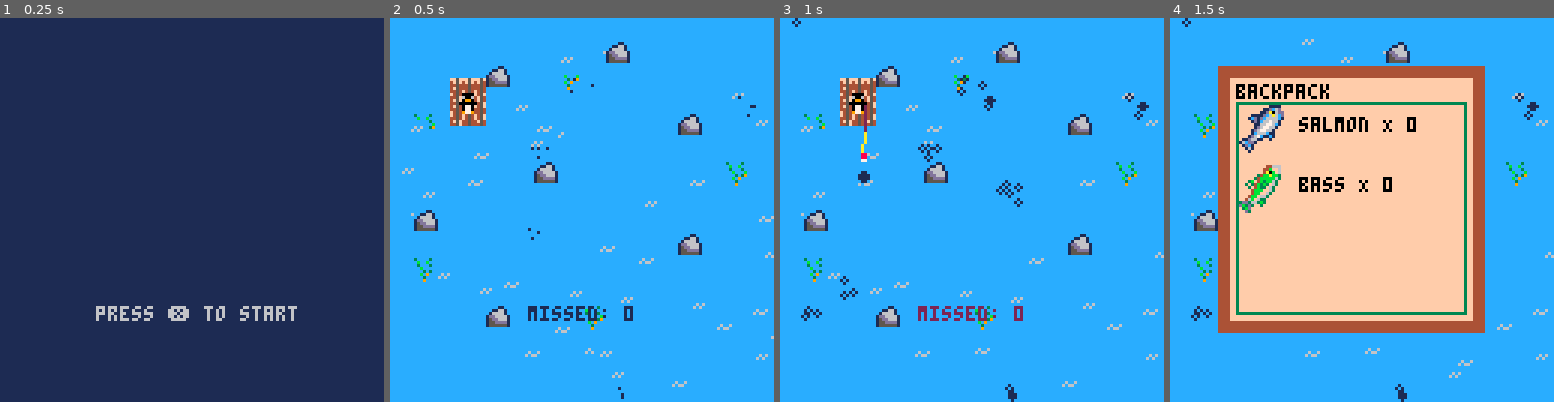
Above: before the commit, frames 1-4 (left to right).
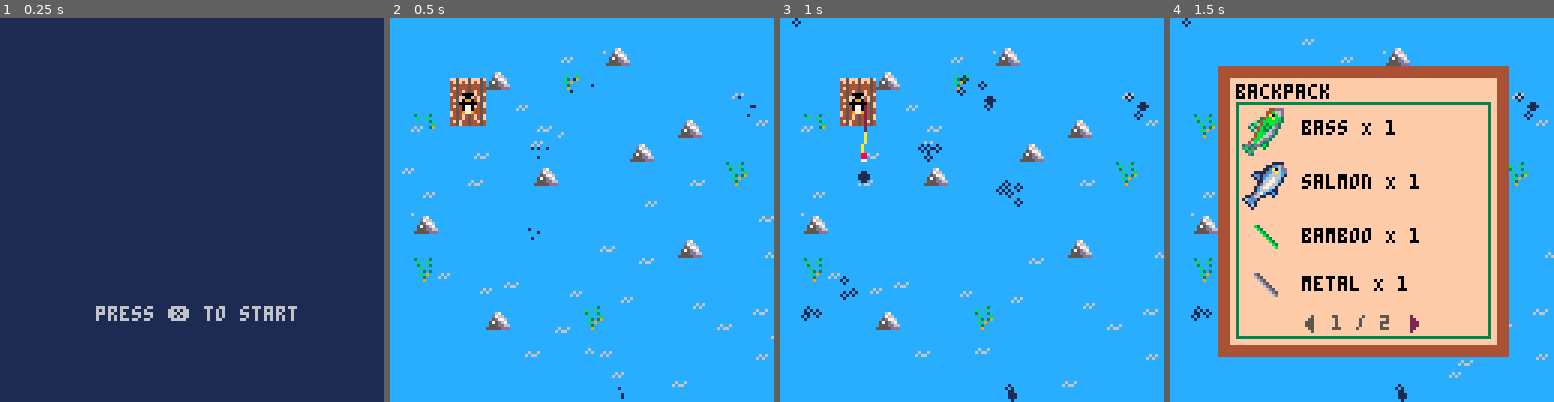
Above: after the commit, the same moments.

Repository: camirmas/carts
Game: PICO-8 cartridge projects/jam.p8
Two runs of this game, one before a commit and one after it. Both use one fixed random seed, a clock stepped at 60 frames per second and the inputs below.
Inputs:
- Up to frame 1 (0.25 s): no input
- Up to frame 2 (0.5 s): tap X (X key) at 0.33 s
- Up to frame 3 (1 s): tap O (Z key) at 0.7 s
- Up to frame 4 (1.5 s): tap X (X key) at 1.07 s

Frame 1 is identical in both runs. In frame 2, 2.4% of the frame differs, in the area x 6-82%, y 6-82%; in frame 3, 2.4%; in frame 4, 19%, in the area x 6-89%, y 6-89%.

Commit message:
Implement backpack UI pages

Diff:
--- a/projects/jam.p8
+++ b/projects/jam.p8
@@ -29,8 +29,6 @@
 waves = {}
 objects = {}
 boat_particles = {}
-
-backpack_open = false
 
 fish = {
 	bass = {
@@ -57,10 +55,16 @@
 		dim = 1 -- 1x1
 	},
 	wood = {
-		name = "metal",
+		name = "wood",
 		k = 38,
 		is_junk = true,
 		dim = 1 -- 1x1
+	},
+	bamboo = {
+		name = "bamboo",
+		k = 39,
+		is_junk = true,
+		dim = 1
 	}
 }
 
@@ -537,38 +541,44 @@
 	end
 
 	local backpack = {
+		qty_fish = 0,
+		qty_junk = 0,
 		junk = held_junk,
 		fish = held_fish,
 
 		add = function(self, i, qty)
 			if (i.is_junk) then
-				self:add_junk(i, qty)
+				self:add_junk(i.name, qty)
 			else
-				self:add_fish(i, qty)
+				self:add_fish(i.name, qty)
 			end
 		end,
 
 		add_junk = function(self, j, qty)
 			if self.junk[j] then
 				self.junk[j].quantity = self.junk[j].quantity + qty
+				self.qty_junk += qty
 			end
 		end,
 
 		rm_junk = function(self, j, qty)
 			if self.junk[j] and self.junk[j].quantity - qty >= 0 then
 				self.junk[j].quantity = self.junk[j].quantity - qty
+				self.qty_junk -= qty
 			end
 		end,
 
 		add_fish = function(self, f, qty)
 			if self.fish[f] then
 				self.fish[f].quantity = self.fish[f].quantity + qty
+				self.qty_fish += qty
 			end
 		end,
 
 		rm_fish = function(self, f, qty)
 			if self.fish[f] and self.fish[f].quantity - qty >= 0 then
 				self.fish[f].quantity = self.fish[f].quantity - qty
+				self.qty_fish -= qty
 			end
 		end,
 	}
@@ -670,7 +680,7 @@
 			-- check fishing
 			if self.hook.caught then
 				self:set_info_timer()
-				self.backpack:add(self.hook.caught.name, 1)
+				self.backpack:add(self.hook.caught, 1)
 				self.hook.caught = nil
 				sfx(4)
 			end
@@ -814,52 +824,156 @@
 
 function create_rock(x, y)
     local r = create_obs(x, y, k_rock)
-    r.hitbox = {x=1, y=1, w=7, h=6}
+    r.hitbox = {x=1, y=3, w=7, h=5}
 
     return r
-end
-
-function open_backpack()
-	local x0 = 2*8+4
-	local y0 = 2*8+4
-	local x1 = 13*8-4
-	local y1 = 13*8-4
-
-	-- background
-	rectfill(2*8, 2*8, 13*8, 13*8, 4)
-	rectfill(x0, y0, x1, y1, 15)
-
-	-- title
-	local title = "backpack"
-	print(title, x0 + 2, y0 + 2, 0)
-
-	-- draw fish
-	local disp_x0 = x0 + 2
-	local disp_y0 = y0 + 8
-	local disp_x1 = x1 - 2
-	local disp_y1 = y1 - 2
-
-	rect(disp_x0, disp_y0, disp_x1, disp_y1, 3)
-
-	local cx = disp_x0 + 1
-	local cy = disp_y0 + 1
-
-	for k, f in pairs(fish) do
-		palt(0, false)
-		palt(f.t_col, true)
-		spr(f.k, cx, cy, 2, 2)
-		palt(0, true)
-		palt(f.t_col, false)
-
-		local qty = player.backpack.fish[k].quantity
-		print(k .. " X " .. qty, cx + 20, cy + 4, 0)
-		cy += 20
-	end
 end
 
 function start_game()
 	states:update_state(states.game)
 	player = create_player(20, 20)
+	backpack_ui = create_backpack_ui()
+	player.backpack:add(fish.salmon, 1)
+	player.backpack:add(fish.bass, 1)
+	player.backpack:add(junk.metal, 1)
+	player.backpack:add(junk.wood, 1)
+	player.backpack:add(junk.bamboo, 1)
+end
+
+function create_backpack_ui()
+	backpack_ui = {
+		curr_page = 1,
+		pages = {},
+		enabled = false,
+
+		toggle = function(self)
+			self.enabled = not self.enabled
+		end,
+
+		update = function(self)
+			local pages = {}
+
+			local n_items = 0
+			local page = {}
+
+			for name, info in pairs(player.backpack.fish) do
+				local f = fish[name]
+				local qty = info.quantity
+
+				if qty > 0 then
+					add(page, {f, qty})
+					n_items += 1
+
+					if n_items == 4 then
+						n_items = 0
+						add(pages, page)
+						page = {}
+					end
+				end
+			end
+
+			for name, info in pairs(player.backpack.junk) do
+				local j = junk[name]
+				local qty = info.quantity
+
+				if qty > 0 then
+					add(page, {j, qty})
+					n_items += 1
+
+					if n_items == 4 then
+						n_items = 0
+						add(pages, page)
+						page = {}
+					end
+				end
+			end
+
+			if #page > 0 then
+				add(pages, page)
+			end
+
+			self.pages = pages
+
+			if btnp(k_left) then
+				if (self.curr_page > 1) self.curr_page -= 1
+			elseif btnp(k_right) then
+				if (self.curr_page < #self.pages) self.curr_page += 1
+			end
+		end,
+
+		draw = function(self)
+			local page = {}
+
+			local x0 = 2*8+4
+			local y0 = 2*8+4
+			local x1 = 14*8-4
+			local y1 = 14*8-4
+
+			-- background
+			rectfill(2*8, 2*8, 14*8, 14*8, 4)
+			rectfill(x0, y0, x1, y1, 15)
+
+			-- title
+			local title = "backpack"
+			print(title, x0 + 2, y0 + 2, 0)
+
+			-- draw fish
+			local disp_x0 = x0 + 2
+			local disp_y0 = y0 + 8
+			local disp_x1 = x1 - 2
+			local disp_y1 = y1 - 2
+
+			local menu_w = disp_x1 - disp_x0
+
+			rect(disp_x0, disp_y0, disp_x1, disp_y1, 3)
+
+			local cx_init = disp_x0 + 2
+			local cy_init = disp_y0 + 2
+			local cx = cx_init
+			local cy = cy_init
+
+			local page = self.pages[self.curr_page]
+
+			for res in all(page) do
+				local item = res[1]
+				local qty = res[2]
+
+				print(item.name .. " X " .. qty, cx + 20, cy + 4, 0)
+
+				if (item.is_junk) then
+					spr(item.k, cx + 4, cy + 3, item.dim, item.dim)
+					cy += 16
+				else
+					palt(0, false)
+					palt(item.t_col, true)
+					spr(item.k, cx, cy, item.dim, item.dim)
+					palt(0, true)
+					palt(item.t_col, false)
+					cy += 18
+				end
+			end
+
+			-- left/right page buttons
+			self.page_l = {
+				x=disp_x0 + flr(menu_w/2) - 24,
+				y = disp_y1 - 8,
+				enabled=self.curr_page > 1
+			}
+			self.page_r = {
+				x=disp_x0 + flr(menu_w/2) + 16,
+				y = disp_y1 - 8,
+				enabled=self.curr_page < #self.pages
+			}
+			self.page_l.k = self.page_l.enabled and 59 or 58
+			self.page_r.k = self.page_r.enabled and 59 or 58
+
+			spr(self.page_l.k, self.page_l.x, self.page_l.y, 1, 1, true, false)
+			spr(self.page_r.k, self.page_r.x, self.page_r.y)
+			print("" .. self.curr_page .. " / " .. #self.pages, self.page_l.x + 14, self.page_l.y + 1, 5)
+		end,
+	}
+
+	return backpack_ui
 end
 
 states = {
@@ -880,11 +994,13 @@
 			debug = ""
 
 			if btnp(k_X) then
-				backpack_open = not backpack_open
+				backpack_ui:toggle()
+			end
+
+			if (backpack_ui.enabled) then
+				backpack_ui:update()
 				return
 			end
-
-			if (backpack_open) return
 
 			-- debug = "" .. #boat_particles
 			player:update()
@@ -937,11 +1053,11 @@
 
 			player:draw()
 
-			debug = "missed: " .. missed
+			if (backpack_ui.enabled) backpack_ui:draw()
+
+			-- debug = "missed: " .. missed
 
 			print(debug, (128-#debug*4)/2, 12*8)
-
-			if (backpack_open) open_backpack()
 		end
 	},
 	update_state = function(self, s)
@@ -1013,7 +1129,7 @@
 0301010113030314010301030101030300000000000000000000000000000000000000000000000000000000000000000000000000000000000000000000000000000000000000000000000000000000000000000000000000000000000000000000000000000000000000000000000000000000000000000000000000000000
 0303030303030303030303010303010300000000000000000000000000000000000000000000000000000000000000000000000000000000000000000000000000000000000000000000000000000000000000000000000000000000000000000000000000000000000000000000000000000000000000000000000000000000
 0314030303030301010303011303010300000000000000000000000000000000000000000000000000000000000000000000000000000000000000000000000000000000000000000000000000000000000000000000000000000000000000000000000000000000000000000000000000000000000000000000000000000000
-0303010103030301010101010303010300000000000000000000000000000000000000000000000000000000000000000000000000000000000000000000000000000000000000000000000000000000000000000000000000000000000000000000000000000000000000000000000000000000000000000000000000000000
+0303010103030301010113010303010300000000000000000000000000000000000000000000000000000000000000000000000000000000000000000000000000000000000000000000000000000000000000000000000000000000000000000000000000000000000000000000000000000000000000000000000000000000
 0303030301011301030303030101140300000000000000000000000000000000000000000000000000000000000000000000000000000000000000000000000000000000000000000000000000000000000000000000000000000000000000000000000000000000000000000000000000000000000000000000000000000000
 0303030303010103030303030303030300000000000000000000000000000000000000000000000000000000000000000000000000000000000000000000000000000000000000000000000000000000000000000000000000000000000000000000000000000000000000000000000000000000000000000000000000000000
 0313030103030103030303030303030300000000000000000000000000000000000000000000000000000000000000000000000000000000000000000000000000000000000000000000000000000000000000000000000000000000000000000000000000000000000000000000000000000000000000000000000000000000
Not shown, changed: 22 lines of the sprite sheet (__gfx__) section of projects/jam.p8
